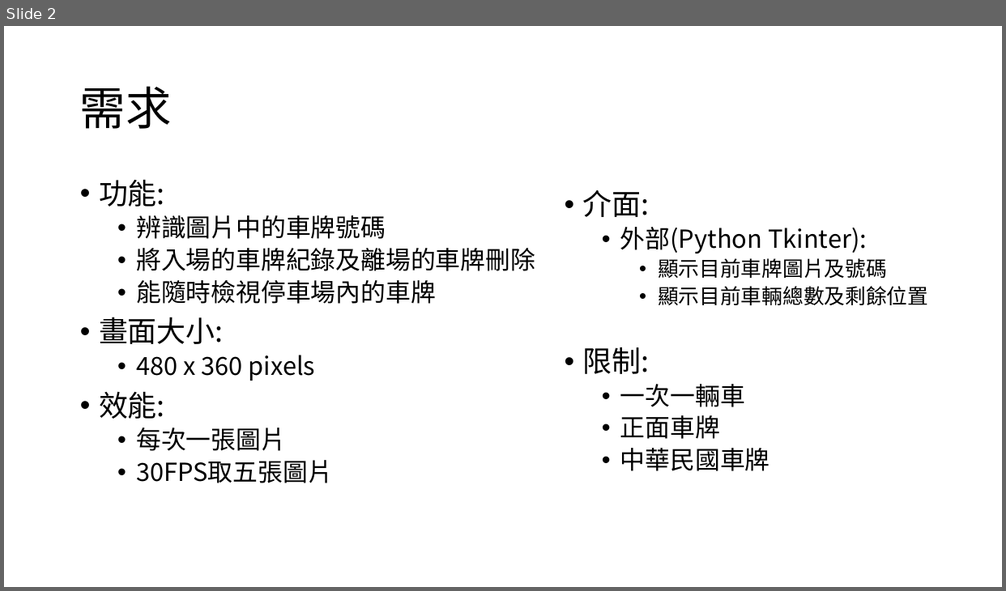
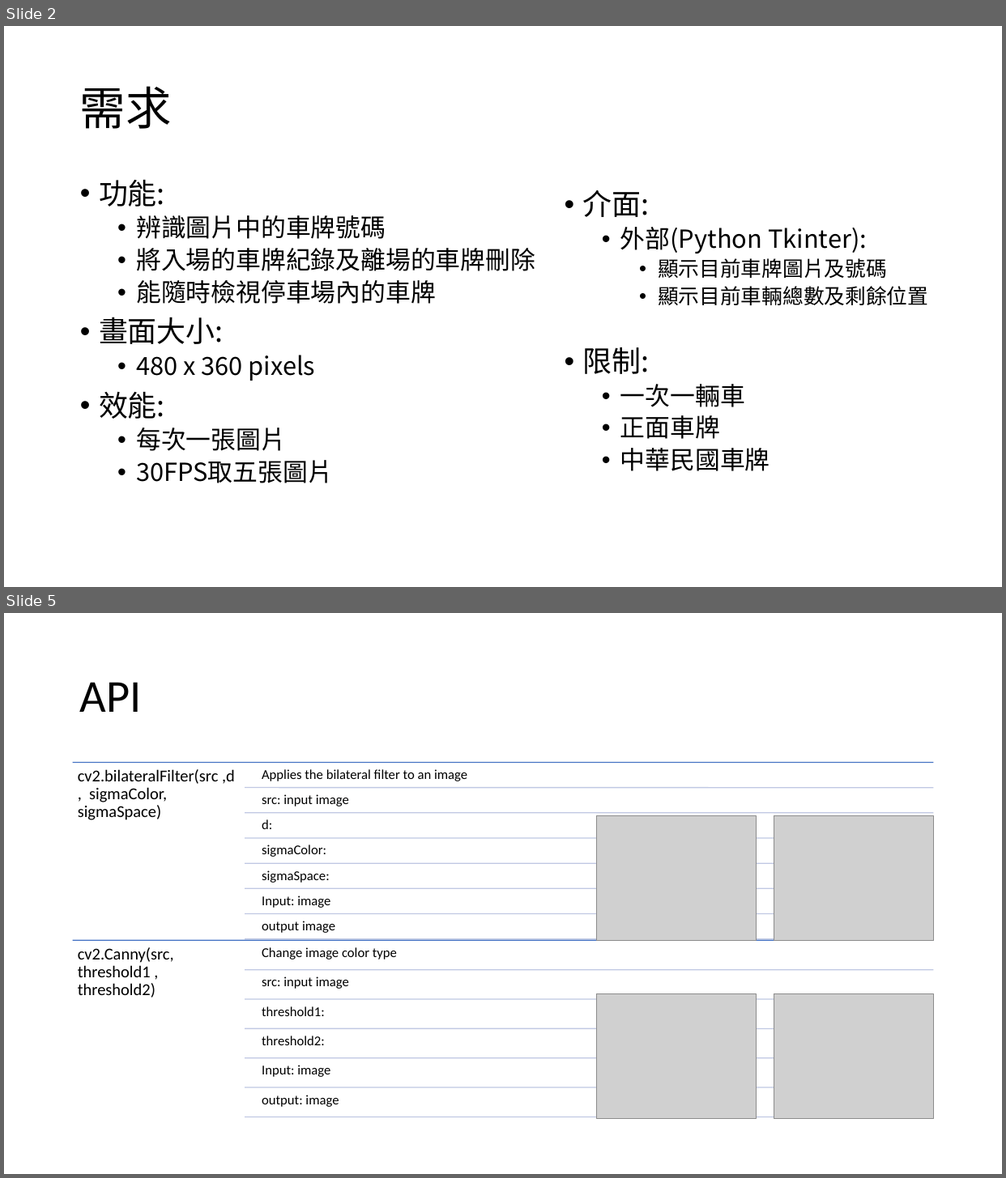
Before and after one commit to Koukya/Embedded-Image-Processing, a slide deck: 車牌辨識.pptx. Shown one above the other, each under a label of ours: slide 2 before the commit, slides 2 and 5 after it; the slides between them are not shown. The pictures are 1006x591 and 1006x1178 pixels, drawn with LibreOffice and Linux fonts; fonts in the diff are those of the drawing; grey boxes stand for pictures. Boxes give left, top, right and bottom in pixels: in the first picture for what was removed or moved away, otherwise in the second. Text is boxed around its words. In the diff, an @@ line names an element or a change of style, - is before the commit and + after.

```diff
--- a/車牌辨識.pptx
+++ b/車牌辨識.pptx
@@ slide 5 added at [4,613,1002,1174], background #FFFFFF @@
@@ title added at [80,682,142,712], 44 pt, text #000000 @@
+API
@@ picture added at [596,815,756,941] @@
@@ picture added at [774,815,933,941] @@
@@ picture added at [596,994,756,1119] @@
@@ picture added at [774,994,933,1119] @@
@@ group added at [73,763,934,1118]: 15 lines, 15 texts @@
+cv2.bilateralFilter(src ,d , sigmaColor, sigmaSpace)
+Applies the bilateral filter to an image
+src: input image
+d:
+sigmaColor:
+sigmaSpace:
+Input: image
+output image
+cv2.Canny(src, threshold1 , threshold2)
+Change image color type
+src: input image
+threshold1:
+threshold2:
+Input: image
+output: image
```
Also in this commit, not shown: 1 slide changed, 1 other slide added, 7 other files.
